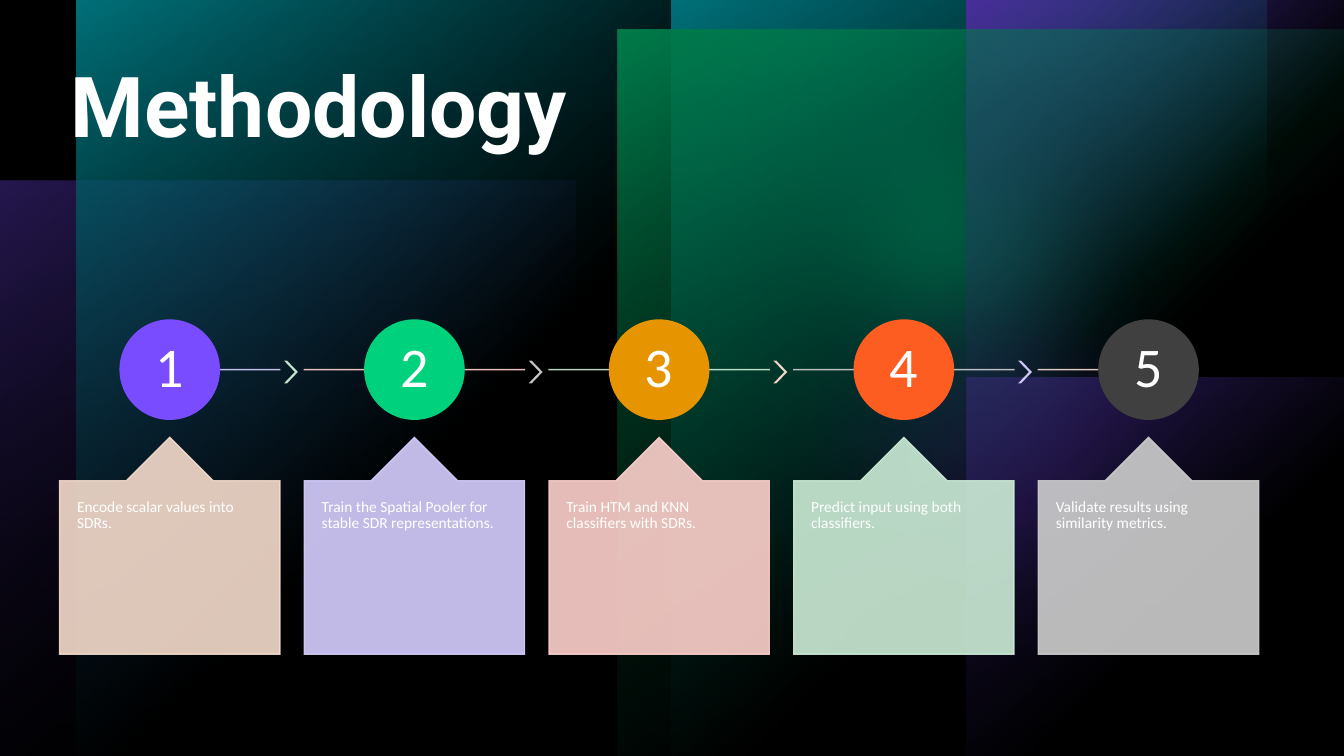
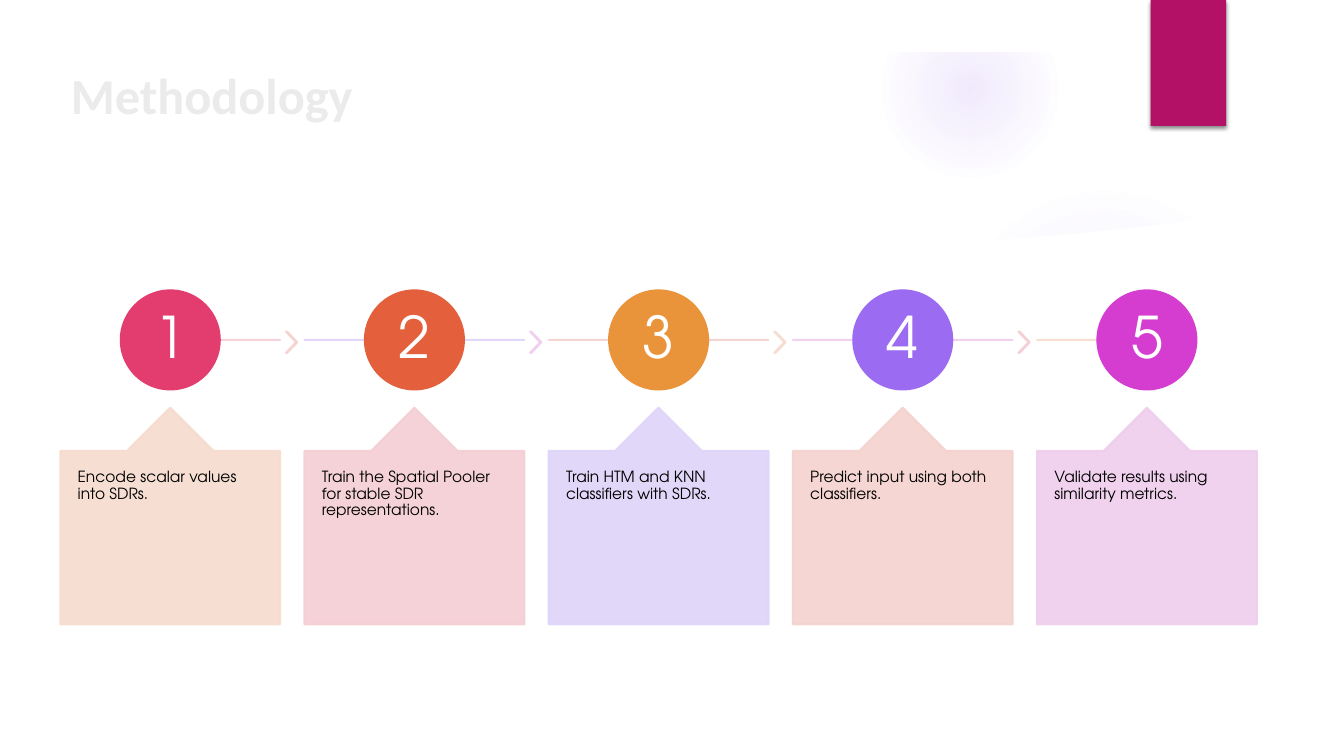
Before and after one commit to prnshubn/neocortexapi-team-untitled, a slide deck: slide 8 of source/Documentation_Team_Untitled/Team_Untitled_Presentation.pptx (slide 12 before the commit). Drawn at 1344x756 pixels with LibreOffice and Linux fonts; fonts in the diff are those of the drawing; background and template pictures are left out. Boxes give left, top, right and bottom in pixels: in the first picture for what was removed or moved away, otherwise in the second. Text is boxed around its words. In the diff, an @@ line names an element or a change of style, - is before the commit and + after.

```diff
--- a/source/Documentation_Team_Untitled/Team_Untitled_Presentation.pptx
+++ b/source/Documentation_Team_Untitled/Team_Untitled_Presentation.pptx
@@ background #000000 to picture (left out) @@
@@ rectangle removed at box(0, 0, 1344, 756) @@
@@ rectangle removed at box(0, 0, 1344, 756) @@
@@ group added at box(0, 0, 1344, 756): 5 ellipses, 3 freeform shapes @@
@@ group removed at box(0, 0, 1344, 756): 4 rectangles, 1 ellipse @@
@@ rectangle added at box(1150, 0, 1226, 126), fill #B31166 @@
@@ title "Methodology" at box(60, 59, 1281, 208): size 60 to 36 pt, font Roboto to Calibri, text colour #FFFFFF to #EBEBEB; line spacing 0.9 to 1 @@
@@ group removed at box(0, 0, 1344, 756): 6 rectangles, 2 ellipses @@
@@ ellipse at box(121, 290, 220, 389): fill #794DFF to #E33D6F; outline #794DFF 1 pt to #E33D6F 1.5 pt @@
@@ ellipse at box(365, 290, 464, 389): fill #00D17D to #E45F3C; outline #00D17D 1 pt to #E45F3C 1.5 pt @@
@@ ellipse at box(609, 290, 708, 389): fill #E69500 to #E9943A; outline #E69500 1 pt to #E9943A 1.5 pt @@
@@ ellipse at box(854, 290, 953, 389): fill #FE5D21 to #9B6BF2; outline #FE5D21 1 pt to #9B6BF2 1.5 pt @@
@@ ellipse at box(1098, 290, 1197, 389): fill #404040 to #D53DD0; outline #404040 1 pt to #D53DD0 1.5 pt @@
@@ size 40 to 41 pt, font Calibri to TeX Gyre Adventor in 5 elements at box(154, 315, 186, 358), box(643, 315, 675, 359), box(399, 315, 431, 358), box(887, 315, 919, 358), box(1131, 315, 1163, 359) @@
@@ rectangle at box(304, 340, 524, 340): fill #FFD2CD at 90% opacity to #DED4FA at 90% opacity; outline #FFD2CD 1 pt to #DED4FA 1.5 pt @@
@@ fill #CCEED7 at 90% opacity to #F5D2CE at 90% opacity; outline #CCEED7 1 pt to #F5D2CE 1.5 pt in 3 elements at box(793, 407, 1013, 624), box(286, 332, 297, 353), box(548, 340, 768, 340) @@
@@ 10 texts, 5 rectangles, 5 ellipses, 5 up arrow callouts, 4 chevrons: place and size @@
-10 texts, 5 rectangles, 5 ellipses, 5 up arrow callouts, 4 chevrons at box(59, 321, 1258, 654)
+10 texts, 5 rectangles, 5 ellipses, 5 up arrow callouts, 4 chevrons at box(60, 290, 1257, 624)
@@ fill #D7D0FF at 90% opacity to #F4CED5 at 90% opacity; outline #D7D0FF 1 pt to #F4CED5 1.5 pt in 3 elements at box(182, 340, 280, 340), box(304, 407, 524, 624), box(1018, 332, 1029, 353) @@
@@ fill #F5DDCC at 90% opacity to #F7DCCE at 90% opacity; outline #F5DDCC 1 pt to #F7DCCE 1.5 pt in 3 elements at box(60, 407, 280, 624), box(774, 332, 785, 353), box(1037, 340, 1147, 340) @@
@@ up arrow callout at box(548, 407, 768, 624): fill #FFD2CD at 90% opacity to #DED4FA at 90% opacity; outline #FFD2CD 1 pt to #DED4FA 1.5 pt @@
@@ fill #CFCFCF at 90% opacity to #EFCEEE at 90% opacity; outline #CFCFCF 1 pt to #EFCEEE 1.5 pt in 3 elements at box(530, 332, 541, 353), box(793, 340, 1013, 340), box(1037, 407, 1257, 624) @@
@@ font Calibri to TeX Gyre Adventor, text colour #FFFFFF to #000000 in 5 elements at box(322, 470, 490, 518), box(810, 470, 986, 499), box(78, 470, 236, 499), box(566, 470, 711, 499), box(1054, 470, 1207, 502) @@
```
Also in this commit, not shown: 27 other slides changed, 1 slide added, 1 slide removed.
